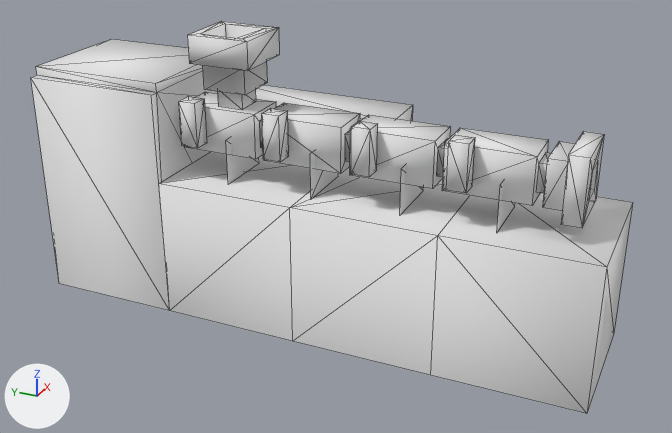
Renders of the OBJ model src/main/resources/assets/polycraft/textures/models/inventories/extruder.obj from each side of a commit.
The view is the same before and after, from a 50 mm camera at (-4.88, -4.52, 3.44) aimed at (0.6, -2.06, 0.7). The lights are fixed; the arrows at lower left show +X, +Y and +Z. Mesh edges are drawn as thin lines. Where no turn or scale is listed for an object, it has been applied to the vertices. Vertices at the same position are counted once.

Objects in the first picture: 'extruder'.
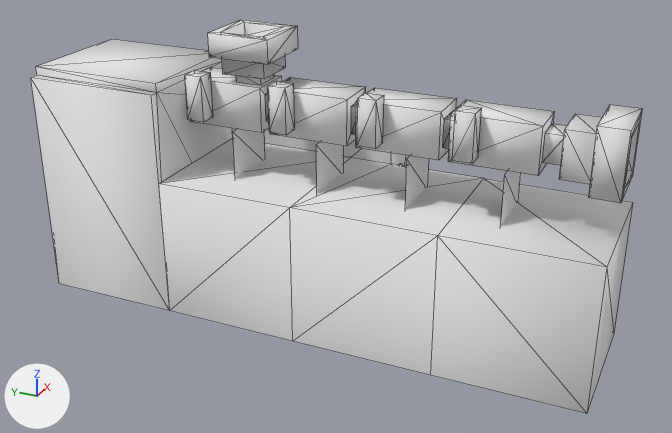
Edits to the scene script, one JSON object a line:
```json
{"block": "me_extruder", "where": "me_extruder.from_pydata(...)  # 439 vertices, 699 faces; spans x 0.0..1.44, y -4.0..0.0, z 0.0..2.0"}
{"block": "me_extruder", "where": "# used by ob_extruder; location = (0.0, 0.0, 0.0)"}
{"block": "me_extruder", "change": "me_extruder part 1: a new loose piece, a box spanning x 0.22..0.34, y -3.12..-3.0, z 1.41..1.72, in mat_texture (white #e7e7e7)"}
{"block": "me_extruder", "change": "me_extruder part 2: the loose piece of 8 vertices spanning x 0.12..0.25, y -2.5..-2.38, z 1.25..1.56 is moved by (0.09, 0.0, 0.16)"}
{"block": "me_extruder", "change": "me_extruder part 3: a new loose piece, a box spanning x 0.22..0.34, y -1.87..-1.75, z 1.41..1.72, in mat_texture (white #e7e7e7)"}
{"block": "me_extruder", "change": "me_extruder part 4: a new loose piece, a box spanning x 0.22..0.34, y -1.25..-1.12, z 1.41..1.72, in mat_texture (white #e7e7e7)"}
{"block": "me_extruder", "change": "me_extruder part 5: the loose piece of 16 vertices spanning x 0.25..0.56, y -3.5..-2.88, z 1.19..1.5 is moved by (0.09, 0.0, 0.16)"}
{"block": "me_extruder", "change": "me_extruder part 6: the loose piece of 16 vertices spanning x 0.25..0.56, y -2.88..-2.25, z 1.19..1.5 is moved by (0.09, 0.0, 0.16)"}
{"block": "me_extruder", "change": "me_extruder part 7: the loose piece of 16 vertices spanning x 0.25..0.56, y -2.25..-1.62, z 1.19..1.5 is moved by (0.09, 0.0, 0.16)"}
{"block": "me_extruder", "change": "me_extruder part 8: the loose piece of 16 vertices spanning x 0.25..0.56, y -1.63..-1.0, z 1.19..1.5 is moved by (0.09, 0.0, 0.16)"}
{"block": "me_extruder", "change": "me_extruder part 9: the loose piece of 32 vertices spanning x 0.19..0.62, y -1.62..-1.19, z 1.5..2.0 is turned 90 degrees about the x axis through its middle, then moved by (0.09, -2.34, -0.25)"}
{"block": "me_extruder", "change": "me_extruder part 10: the loose piece of 4 vertices spanning x 0.19..0.63, y -2.69, z 1.0..1.32 is rebuilt with 4 vertices and now spans x 0.28..0.72, y -2.69, z 0.97..1.35"}
{"block": "me_extruder", "change": "me_extruder part 11: the loose piece of 4 vertices spanning x 0.19..0.63, y -3.31, z 1.0..1.32 is rebuilt with 4 vertices and now spans x 0.28..0.72, y -3.31, z 0.97..1.35"}
{"block": "me_extruder", "change": "me_extruder part 12: the loose piece of 4 vertices spanning x 0.19..0.63, y -1.44, z 1.0..1.32 is rebuilt with 4 vertices and now spans x 0.28..0.72, y -1.44, z 0.97..1.35"}
{"block": "me_extruder", "change": "me_extruder part 13: the loose piece of 4 vertices spanning x 0.19..0.63, y -2.06, z 1.0..1.32 is rebuilt with 4 vertices and now spans x 0.28..0.72, y -2.06, z 0.97..1.35"}
{"block": "me_extruder", "change": "me_extruder part 14: a new loose piece of 32 vertices spanning x 0.28..0.72, y -1.72..-1.28, z 1.66..2.0, in mat_texture (white #e7e7e7)"}
{"block": "me_extruder", "change": "me_extruder part 15: the loose piece of 32 vertices spanning x 0.19..0.62, y -3.81..-3.5, z 1.13..1.56 is deleted"}
{"block": "me_extruder", "change": "me_extruder part 16: the loose piece of 8 vertices spanning x 0.12..0.25, y -1.87..-1.75, z 1.25..1.56 is deleted"}
{"block": "me_extruder", "change": "me_extruder part 17: the loose piece of 8 vertices spanning x 0.12..0.25, y -1.25..-1.12, z 1.25..1.56 is deleted"}
{"block": "me_extruder", "change": "me_extruder part 18: the loose piece of 8 vertices spanning x 0.12..0.25, y -3.12..-3.0, z 1.25..1.56 is deleted"}
```

Pixel boxes [x1, y1, x2, y2] of what changed, in the pictures (672 x 433 px; the box of a moved part takes in the faces that stretch with it):
```json
{"object": "extruder", "change": "reshaped", "before": [31, 21, 633, 413], "after": [31, 20, 642, 413]}
{"part": 1, "of": "me_extruder", "change": "added", "after": [452, 105, 482, 164]}
{"part": 2, "of": "me_extruder", "change": "moved or reshaped", "before": [351, 121, 378, 177], "after": [357, 93, 384, 149]}
{"part": 3, "of": "me_extruder", "change": "added", "after": [268, 81, 295, 135]}
{"part": 4, "of": "me_extruder", "change": "added", "after": [185, 71, 213, 122]}
{"part": 5, "of": "me_extruder", "change": "moved or reshaped", "before": [437, 128, 549, 206], "after": [442, 100, 555, 176]}
{"part": 6, "of": "me_extruder", "change": "moved or reshaped", "before": [345, 115, 451, 189], "after": [351, 88, 457, 160]}
{"part": 7, "of": "me_extruder", "change": "moved or reshaped", "before": [259, 103, 360, 173], "after": [265, 77, 366, 146]}
{"part": 8, "of": "me_extruder", "change": "moved or reshaped", "before": [185, 92, 276, 159], "after": [190, 67, 282, 133]}
{"part": 9, "of": "me_extruder", "change": "moved or reshaped", "before": [187, 21, 279, 110], "after": [542, 105, 642, 203]}
{"part": 10, "of": "me_extruder", "change": "rebuilt", "before": [400, 166, 423, 215], "after": [405, 156, 429, 209], "on screen": "8% taller"}
{"part": 11, "of": "me_extruder", "change": "rebuilt", "before": [497, 182, 515, 231], "after": [501, 171, 521, 226]}
{"part": 12, "of": "me_extruder", "change": "rebuilt", "before": [226, 138, 259, 184], "after": [233, 129, 265, 179], "on screen": "9% taller"}
{"part": 13, "of": "me_extruder", "change": "rebuilt", "before": [310, 151, 338, 199], "after": [316, 142, 344, 193], "on screen": "6% taller"}
{"part": 14, "of": "me_extruder", "change": "added", "after": [207, 20, 298, 85]}
{"part": 15, "of": "me_extruder", "change": "deleted", "before": [536, 131, 604, 228]}
{"part": 16, "of": "me_extruder", "change": "deleted", "before": [262, 108, 289, 162]}
{"part": 17, "of": "me_extruder", "change": "deleted", "before": [179, 97, 207, 149]}
{"part": 18, "of": "me_extruder", "change": "deleted", "before": [446, 135, 475, 193]}
```
